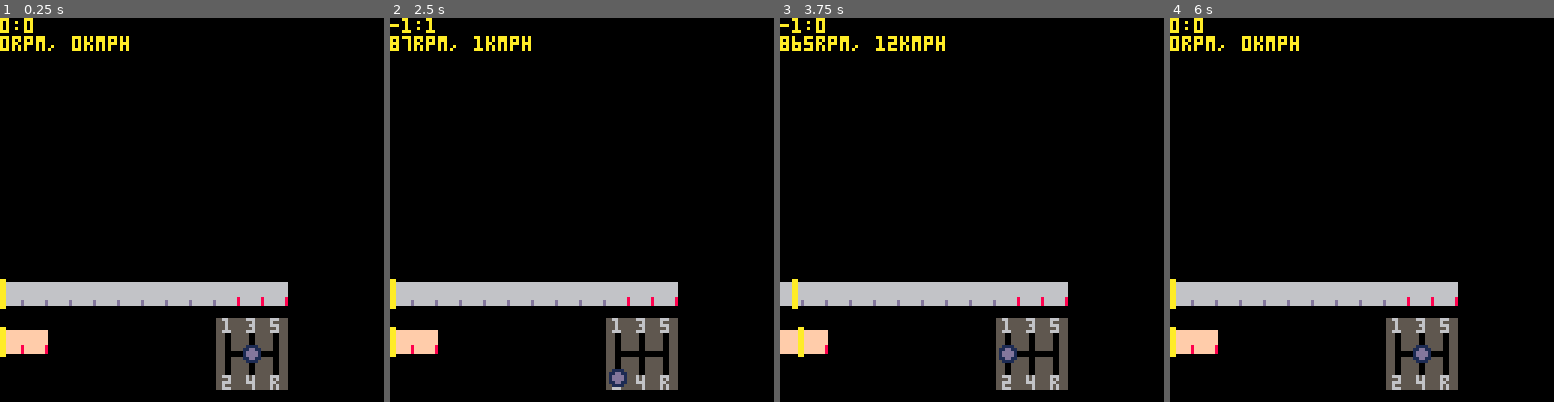
Above: before the commit, frames 1-4 (left to right).
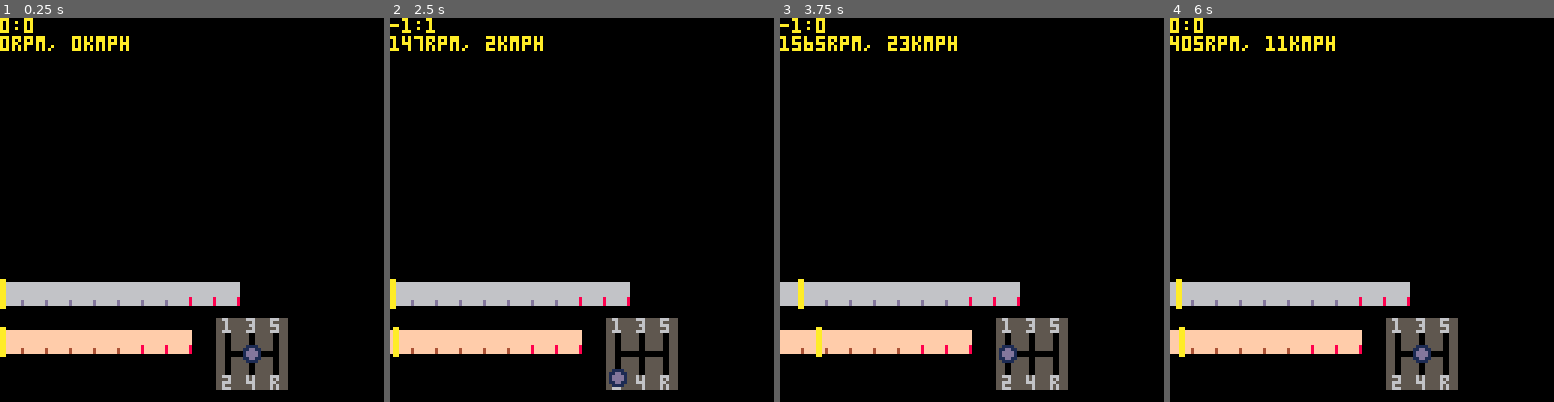
Above: after the commit, the same moments.

Repository: VedVid/PICOdrag
Game: PICO-8 cartridge picodrag.p8
Same seed, same stepped clock (60 frames per second), same inputs: the game is played once before the commit and once after it.
Inputs:
- Up to frame 1 (0.25 s): no input
- Up to frame 2 (2.5 s): hold Left 1.97-2.37 s; hold Down from 2.42 s (still down)
- Up to frame 3 (3.75 s): release Down at 2.82 s; hold Right 2.87-3.53 s; hold Up from 3.58 s (still down)
- Up to frame 4 (6 s): release Up at 4.08 s; hold Right 4.13-4.53 s; hold Down 4.58-5.08 s; hold Left 5.13-5.8 s; hold Up from 5.85 s (still down)

The runs differ from the first frame. In frame 1, 3.2% of the frame differs, in the area x 5-75%, y 68-88%; in frame 2, 3.8%; in frame 3, 4.1%; in frame 4, 4.4%, in the area x 0-75%, y 4-89%.

Commit message:
fixed tachometer gauge

Diff:
--- a/picodrag.p8
+++ b/picodrag.p8
@@ -71,9 +71,10 @@
 
 function create_tachometer(x, y)
  local sprites = {}
- for i=1, (car.speed_max_for_gauge / 1000)  do
+ for i=1, (car.rpm_max_for_gauge / 1000) - 1  do
   add(sprites, 17)
  end
+ add(sprites, 18)
  add(sprites, 18)
  add(sprites, 18)
  return
@@ -317,7 +318,7 @@
 -- cars and related math
 
 function make_car()
- return make_abarth()
+ return make_honda()
 end
 
 function make_honda()
